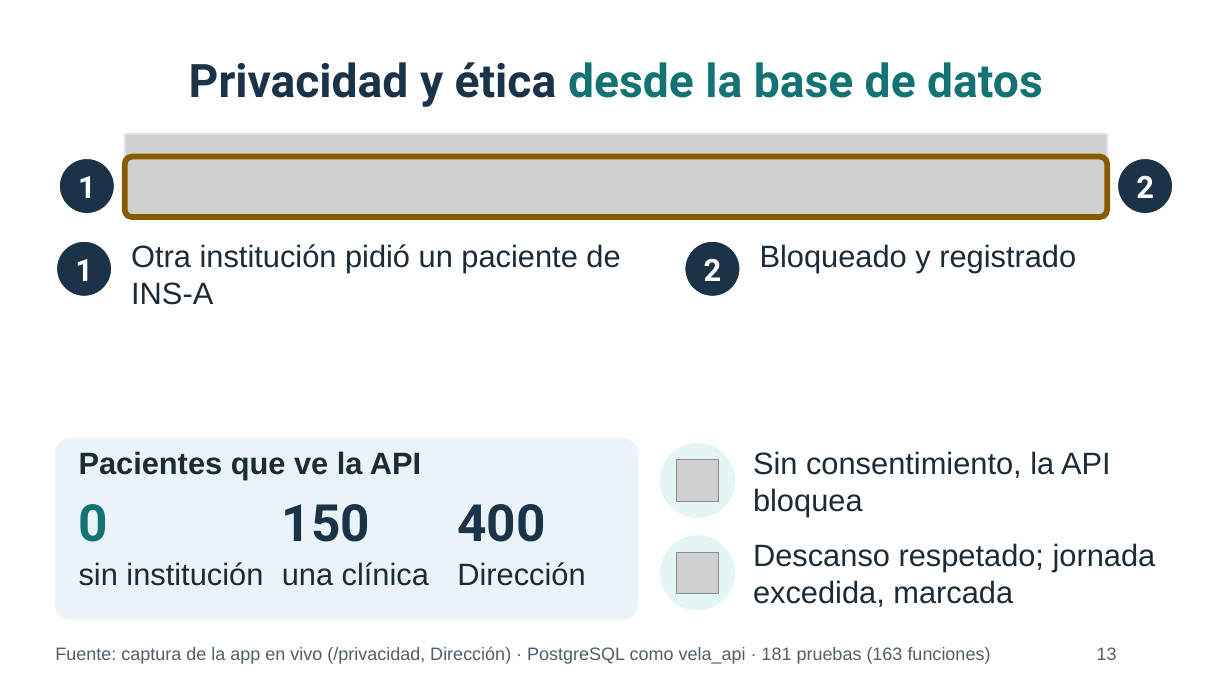
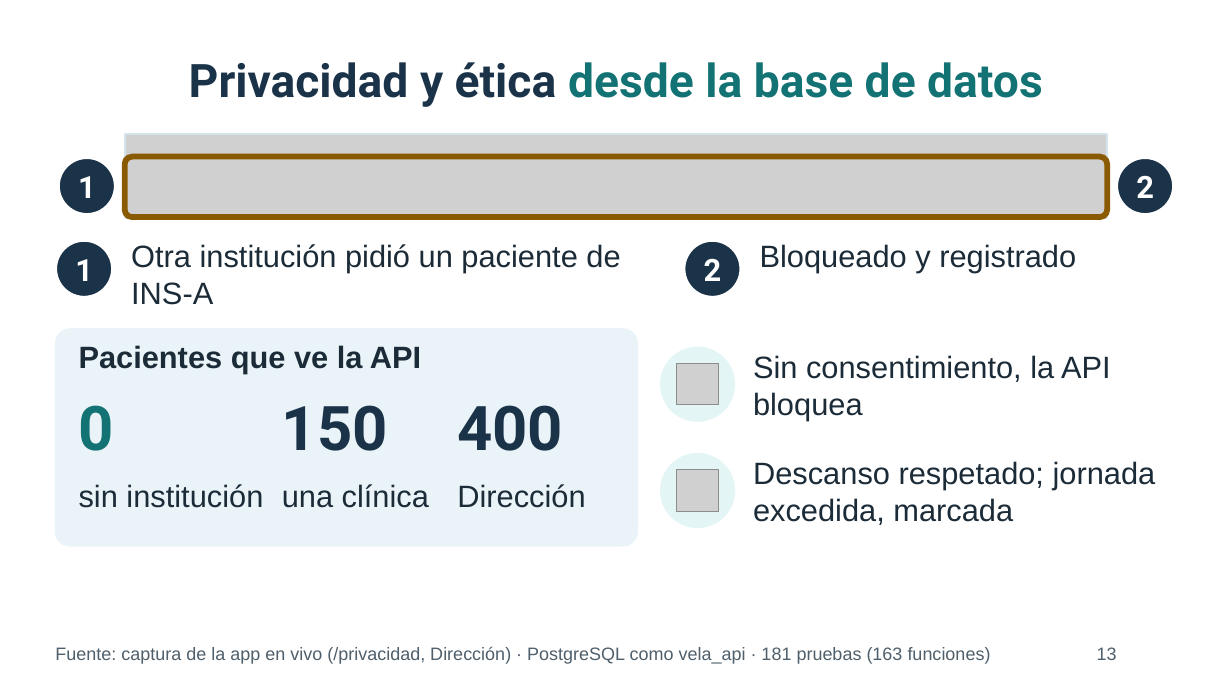
Before and after one commit to daviddzd/vela, a slide deck: slide 13 of docs/presentacion/enlaza_coloquio_capturas.pptx. Drawn at 1232x693 pixels with LibreOffice and Linux fonts; fonts in the diff are those of the drawing; grey boxes stand for pictures; background and template pictures are left out. Boxes give left, top, right and bottom in pixels: in the first picture for what was removed or moved away, otherwise in the second. Text is boxed around its words. In the diff, an @@ line names an element or a change of style, - is before the commit and + after.

Commit message:
Close the gap on the privacy slide and reword the voice slide's opening

```diff
--- a/docs/presentacion/enlaza_coloquio_capturas.pptx
+++ b/docs/presentacion/enlaza_coloquio_capturas.pptx
@@ rounded rectangle: place and size @@
-rounded rectangle at box(55, 439, 638, 619)
+rounded rectangle at box(55, 329, 638, 546)
@@ rounded rectangle at box(55, 329, 638, 546): proportions changed @@
@@ text "Pacientes que ve la API": place and size @@
-text "Pacientes que ve la API" at box(79, 451, 421, 479)
+text "Pacientes que ve la API" at box(79, 345, 421, 374)
@@ 1 picture, 1 text, 1 ellipse: place and size @@
-1 picture, 1 text, 1 ellipse at box(661, 444, 1111, 518)
+1 picture, 1 text, 1 ellipse at box(661, 348, 1111, 421)
@@ text "0": place and size @@
-text "0" at box(79, 504, 108, 542)
+text "0" at box(79, 405, 114, 451)
@@ text "150": place and size @@
-text "150" at box(282, 504, 370, 542)
+text "150" at box(282, 405, 388, 451)
@@ size 40 to 48 pt in 3 elements at box(79, 405, 114, 451), box(282, 405, 388, 451), box(457, 405, 563, 451) @@
@@ text "400": place and size @@
-text "400" at box(457, 504, 545, 542)
+text "400" at box(457, 405, 563, 451)
@@ text "Descanso respetado; jornada excedida, marcada": place and size @@
-text "Descanso respetado; jornada excedida, marcada" at box(753, 543, 1156, 607)
+text "Descanso respetado; jornada excedida, marcada" at box(753, 461, 1156, 525)
@@ 3 texts, 1 ellipse: place and size @@
-3 texts, 1 ellipse at box(79, 536, 735, 610)
+3 texts, 1 ellipse at box(79, 454, 735, 528)
@@ picture: place and size @@
-picture at box(677, 553, 719, 594)
+picture at box(677, 470, 719, 512)
```
Also in this commit, not shown: 5 other files.
